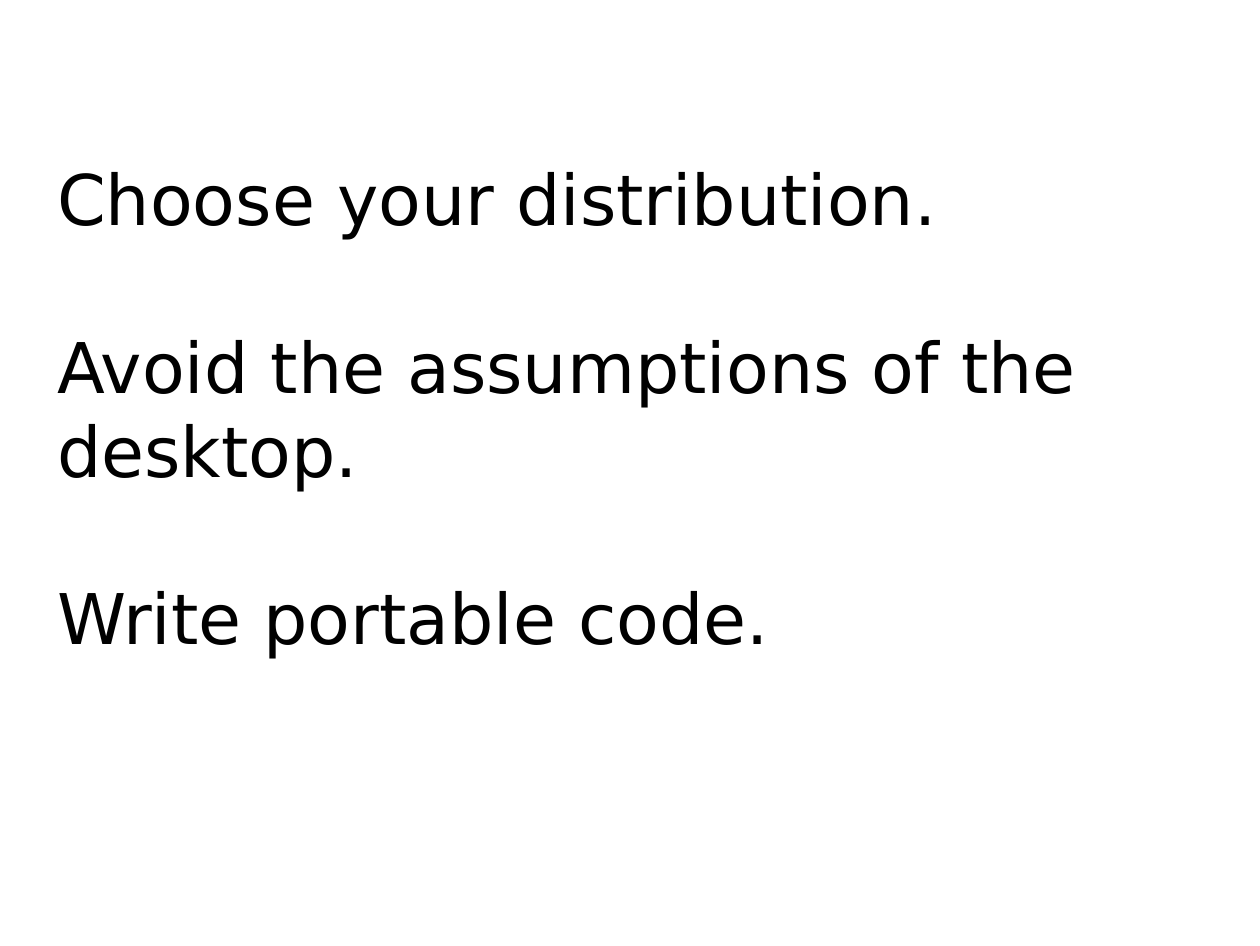
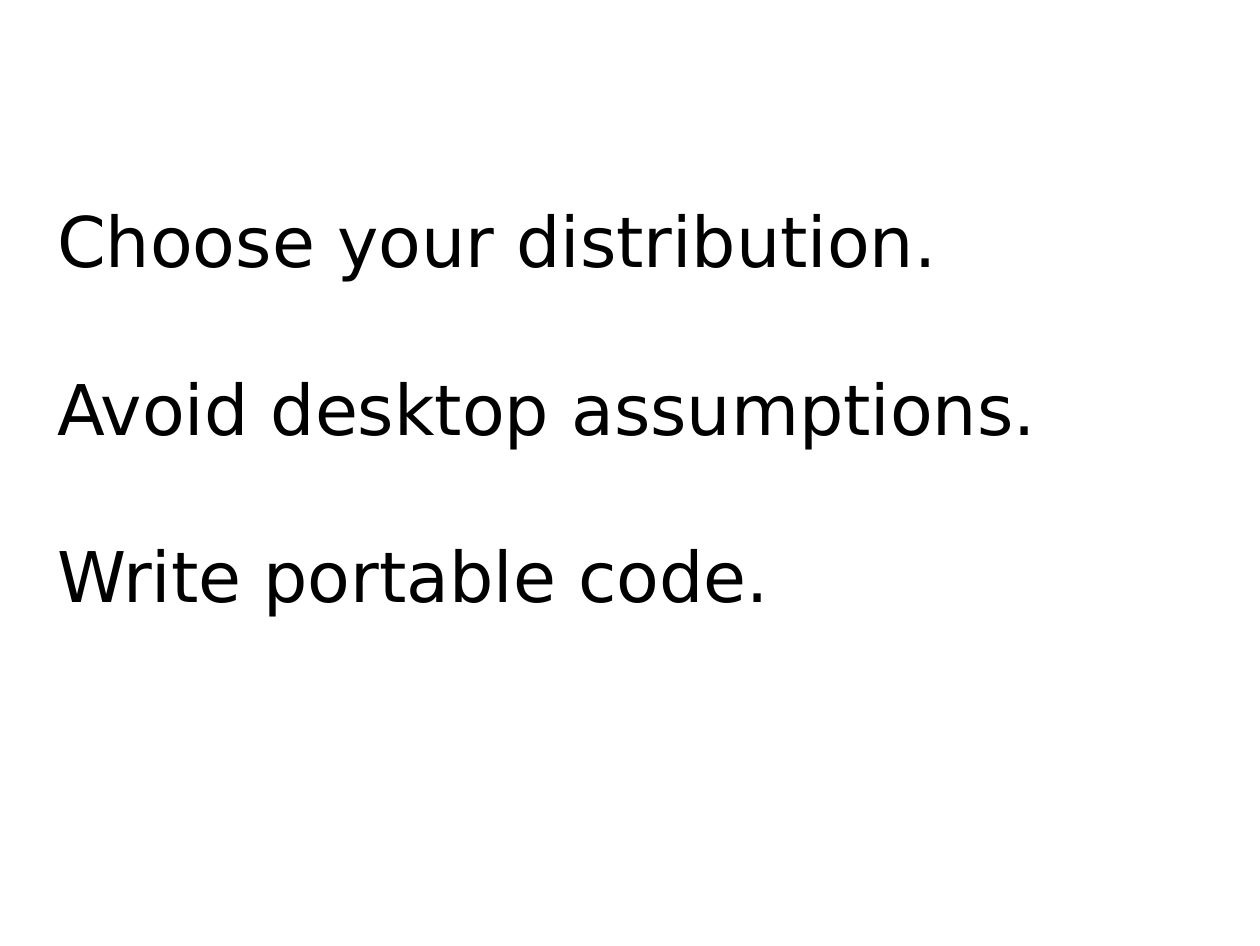
Before and after one commit to mkohler/embedded_python_presentation, a slide deck: slide 49 of embedded_python.odp. Drawn at 1260x946 pixels with LibreOffice and Linux fonts; fonts in the diff are those of the drawing. Boxes give left, top, right and bottom in pixels: in the first picture for what was removed or moved away, otherwise in the second. Text is boxed around its words. In the diff, an @@ line names an element or a change of style, - is before the commit and + after.

```diff
--- a/embedded_python.odp
+++ b/embedded_python.odp
@@ title at bbox=[57, 214, 1035, 617]: text changed @@
-Choose your distribution.
-Avoid the assumptions of the desktop.
-Write portable code.
+Choose your distribution.
+Avoid desktop assumptions.
+Write portable code.
```
Also in this commit, not shown: 1 other slide changed.
